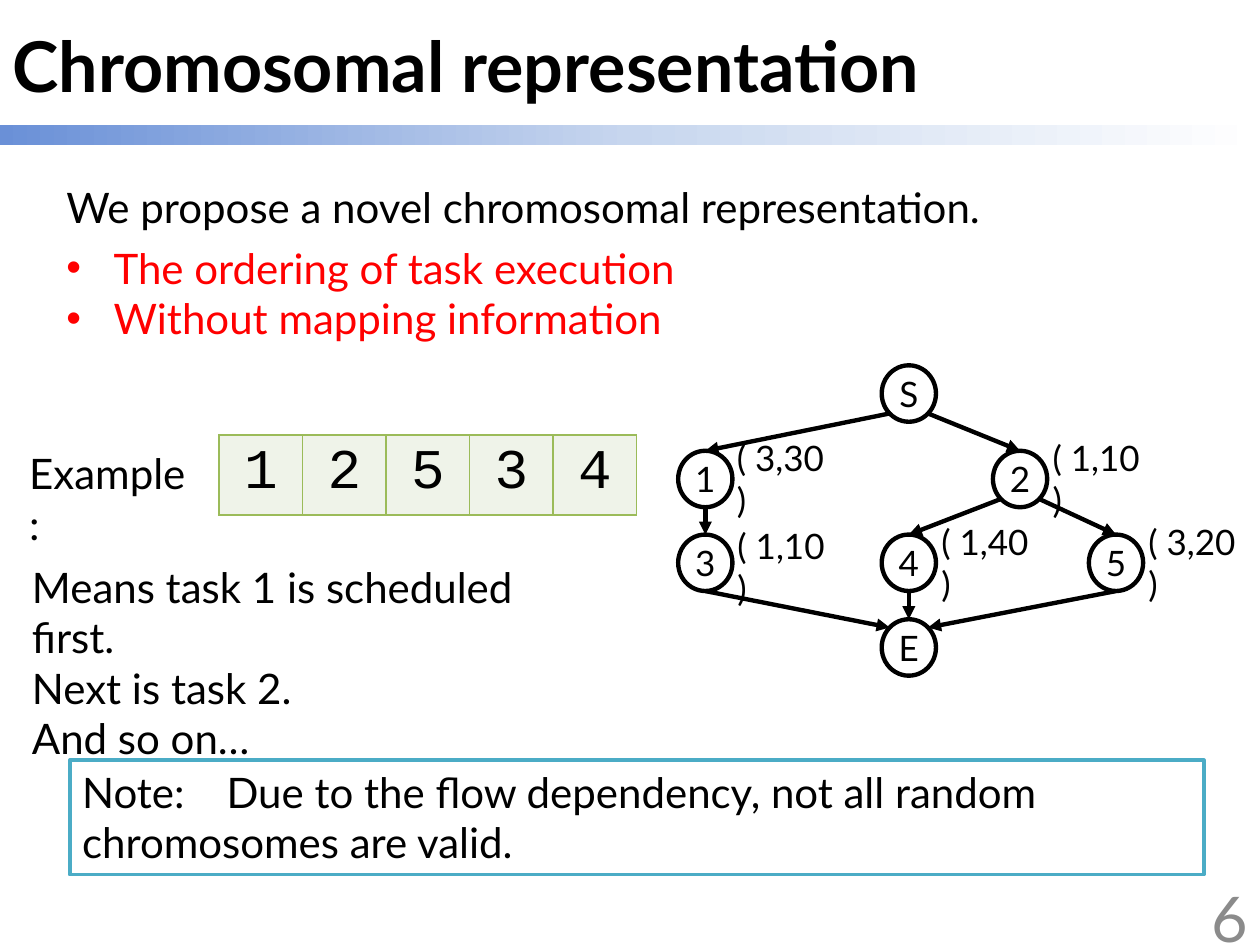
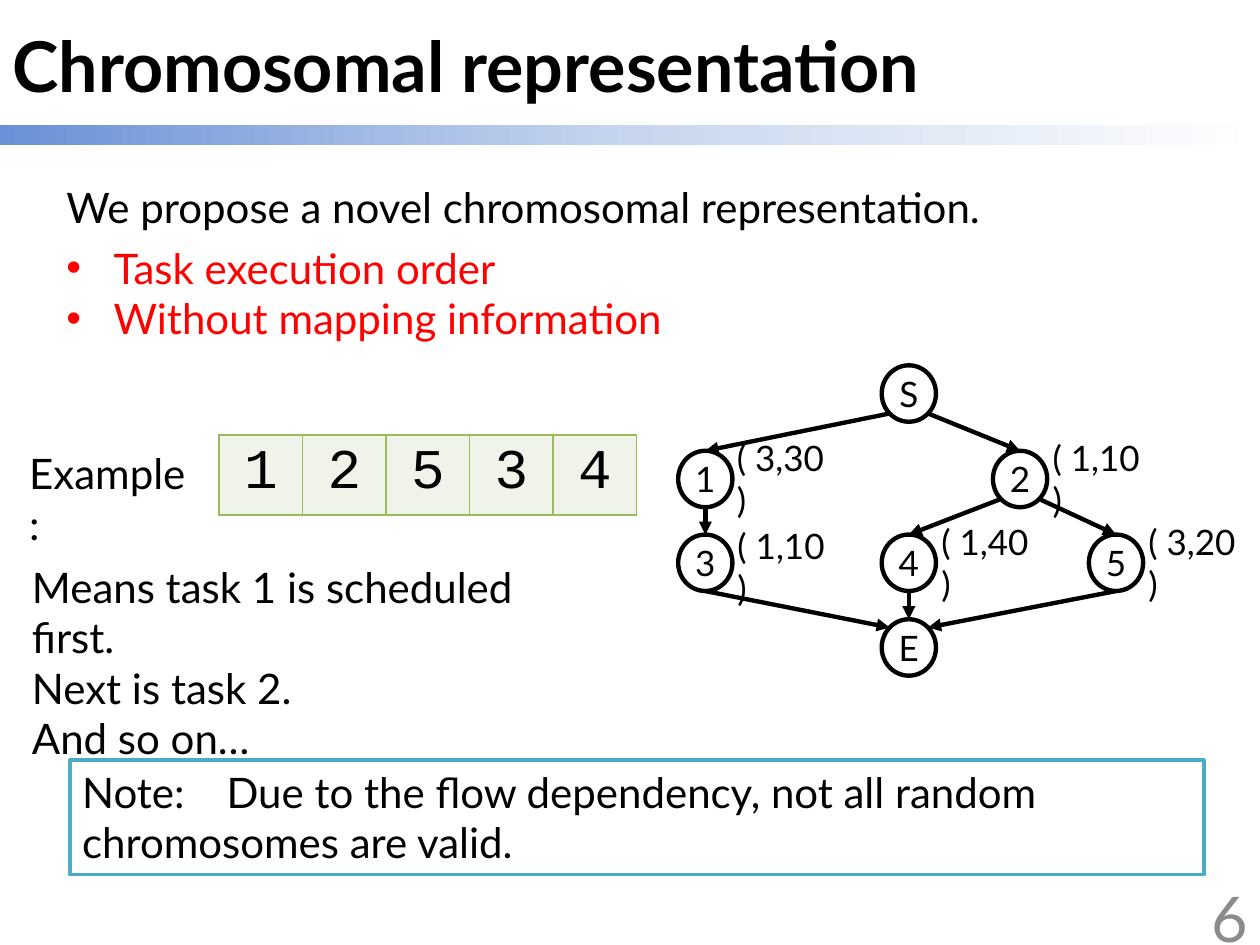
Before and after one commit to scomup/Genetic_Scheduler, a slide deck: slide 6 of ppt.pptx. Drawn at 1260x945 pixels with LibreOffice and Linux fonts; fonts in the diff are those of the drawing. Boxes give left, top, right and bottom in pixels: in the first picture for what was removed or moved away, otherwise in the second. Text is boxed around its words. In the diff, an @@ line names an element or a change of style, - is before the commit and + after.

```diff
--- a/ppt.pptx
+++ b/ppt.pptx
@@ text at <box>114,253,495,285</box>: text changed @@
-• The ordering of task execution
+• Task execution order
```
Also in this commit, not shown: 5 other slides changed.
